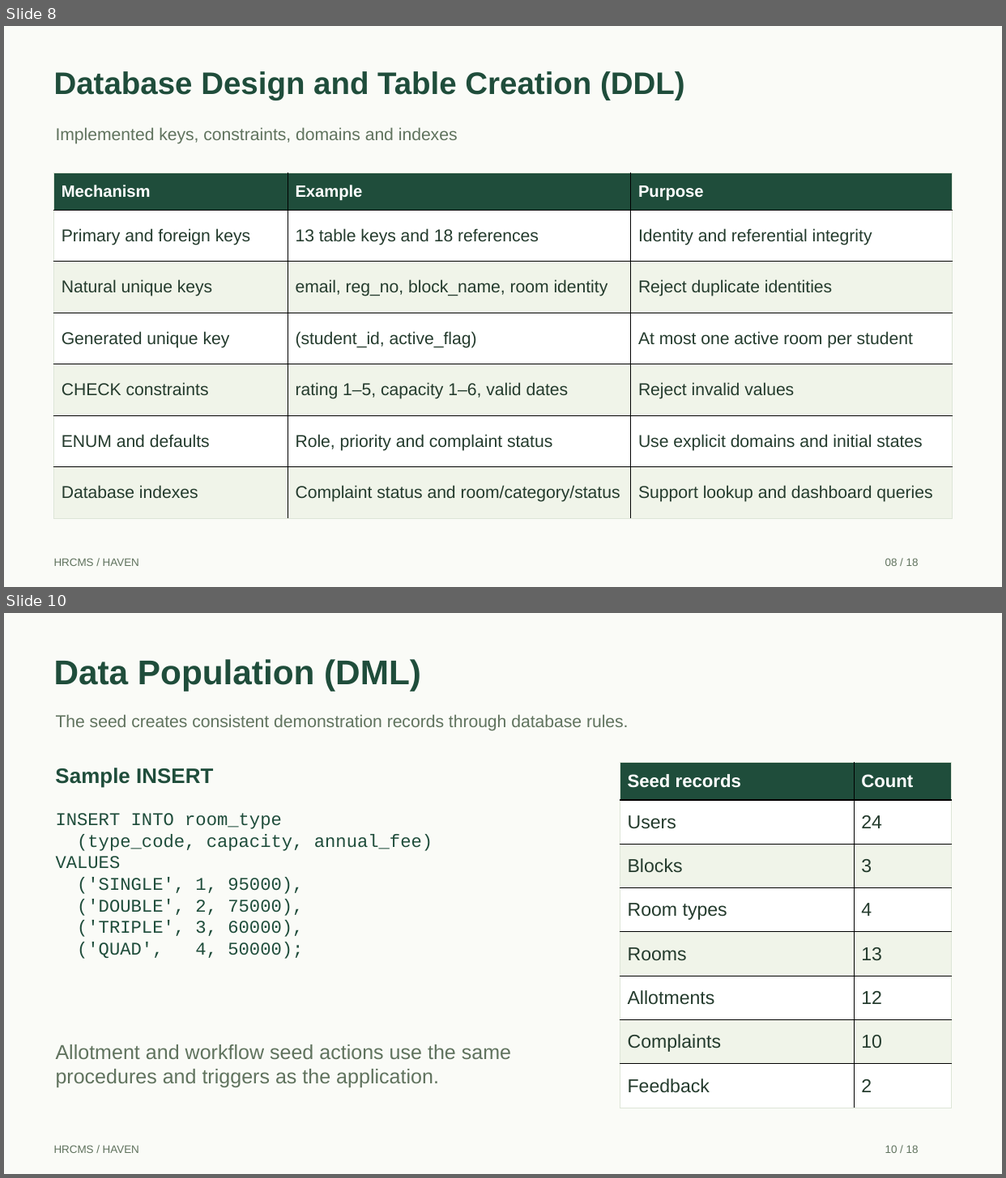
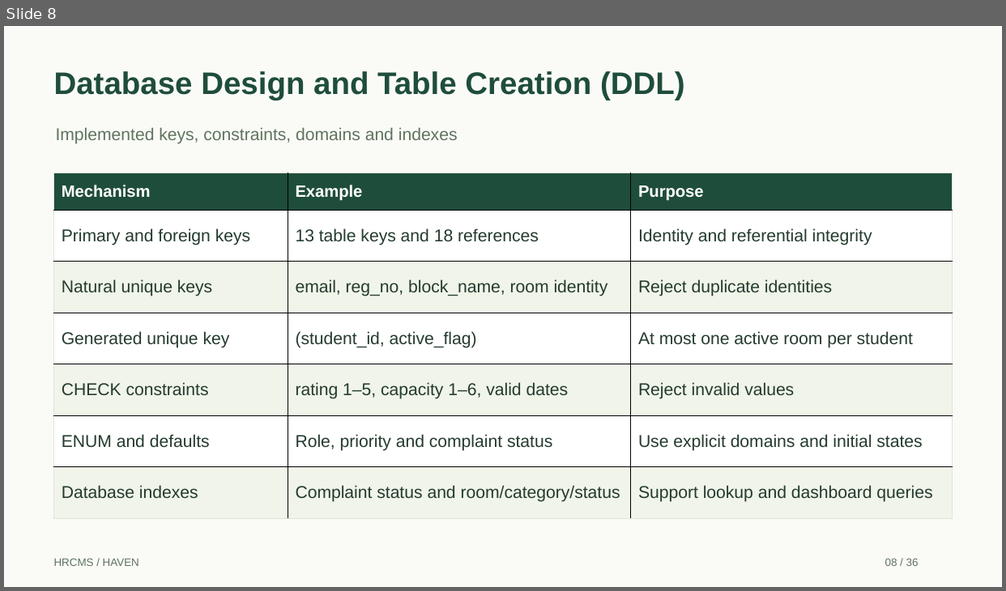
Before and after one commit to S-Nishaanth/hrcms, a slide deck: output/presentation/HRCMS_Review_Presentation.pptx. Shown one above the other, each under a label of ours: slides 8 and 10 before the commit, slide 8 after it; the slides between them are not shown. The pictures are 1006x1178 and 1006x591 pixels, drawn with LibreOffice and Linux fonts; fonts in the diff are those of the drawing. Boxes give left, top, right and bottom in pixels: in the first picture for what was removed or moved away, otherwise in the second. Text is boxed around its words. In the diff, an @@ line names an element or a change of style, - is before the commit and + after.

Commit message:
Expand review DDL to all tables and add linked sample DML

```diff
--- a/output/presentation/HRCMS_Review_Presentation.pptx
+++ b/output/presentation/HRCMS_Review_Presentation.pptx
@@ slide 10 removed at (4,613,1002,1174), background #FAFBF7 @@
@@ text removed at (54,659,421,691) @@
-Data Population (DML)
@@ text removed at (56,714,629,731) @@
-The seed creates consistent demonstration records through database rules.
@@ text removed at (55,768,213,788) @@
-Sample INSERT
@@ table removed at (620,763,951,1108), 8 rows, 2 columns @@
-Seed records | Count
-Users | 24
-Blocks | 3
-Room types | 4
-Rooms | 13
-Allotments | 12
-Complaints | 10
-Feedback | 2
@@ text removed at (56,813,432,959) @@
-INSERT INTO room_type
-(type_code, capacity, annual_fee)
-VALUES
-('SINGLE', 1, 95000),
-('DOUBLE', 2, 75000),
-('TRIPLE', 3, 60000),
-('QUAD', 4, 50000);
@@ text removed at (56,1045,511,1088) @@
-Allotment and workflow seed actions use the same procedures and triggers as the application.
@@ text removed at (54,1145,139,1153) @@
-HRCMS / HAVEN
@@ text removed at (885,1145,918,1153) @@
-10 / 18
@@ slide 8 changed as well @@
@@ text at (885,558,918,566): text changed @@
-08 / 18
+08 / 36
```
Also in this commit, not shown: 16 other slides changed, 19 slides added, 6 other files.
